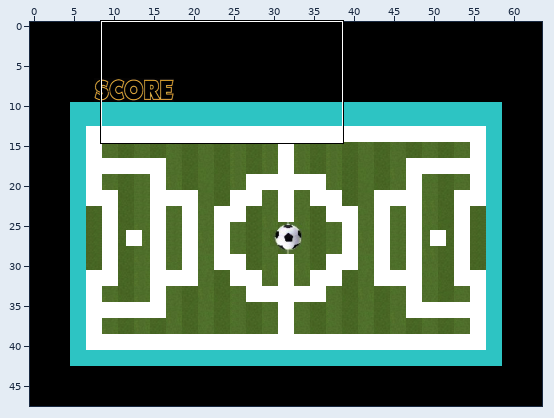
A Tiled map gets an edit: src/ressources/map/pacManCarte3.tmx. Above: a wide view before the commit, with the close-up outlined.
Close-up. Before the commit:
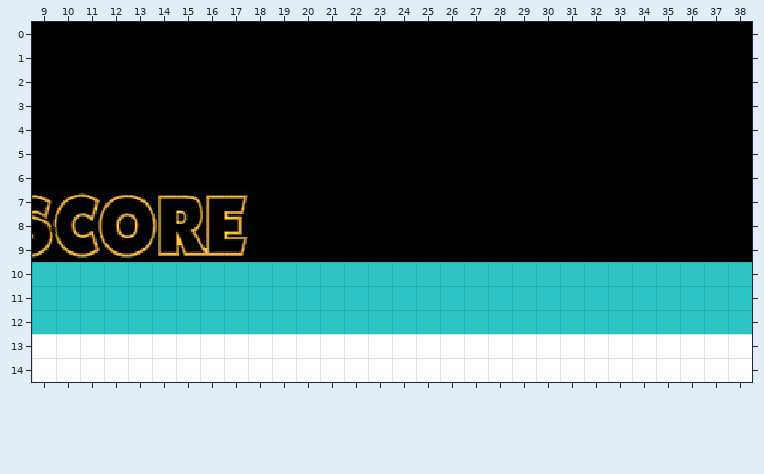
Cells are 16x16 px. Shown: x 9..38, y 0..14. The commit also changed other parts of the map, which this record leaves out.
Now the later version:
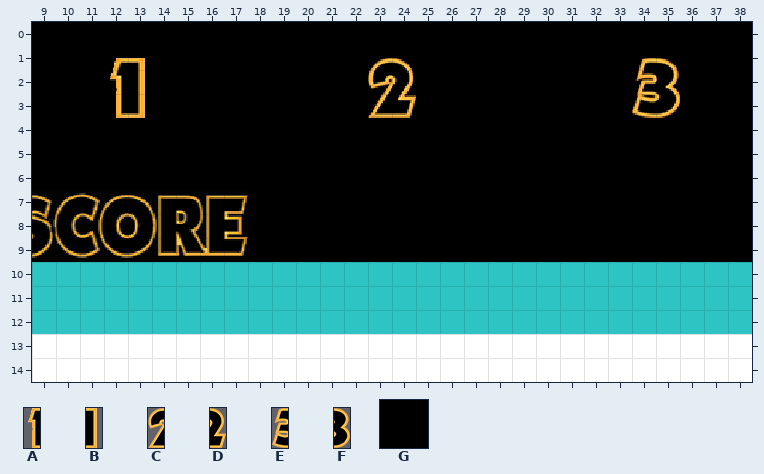
Key: from "1": A 0, B 1; from "2": C 0, D 1; from "3": E 0, F 1; from "color": G 361.
_ is an empty cell.
The exact change:
{"where": "layer \"Logic\""}
{"y":3,"x":12,"old":"GG","new":"AB"}
{"y":3,"x":23,"old":"GG","new":"CD"}
{"y":3,"x":34,"old":"GG","new":"EF"}
